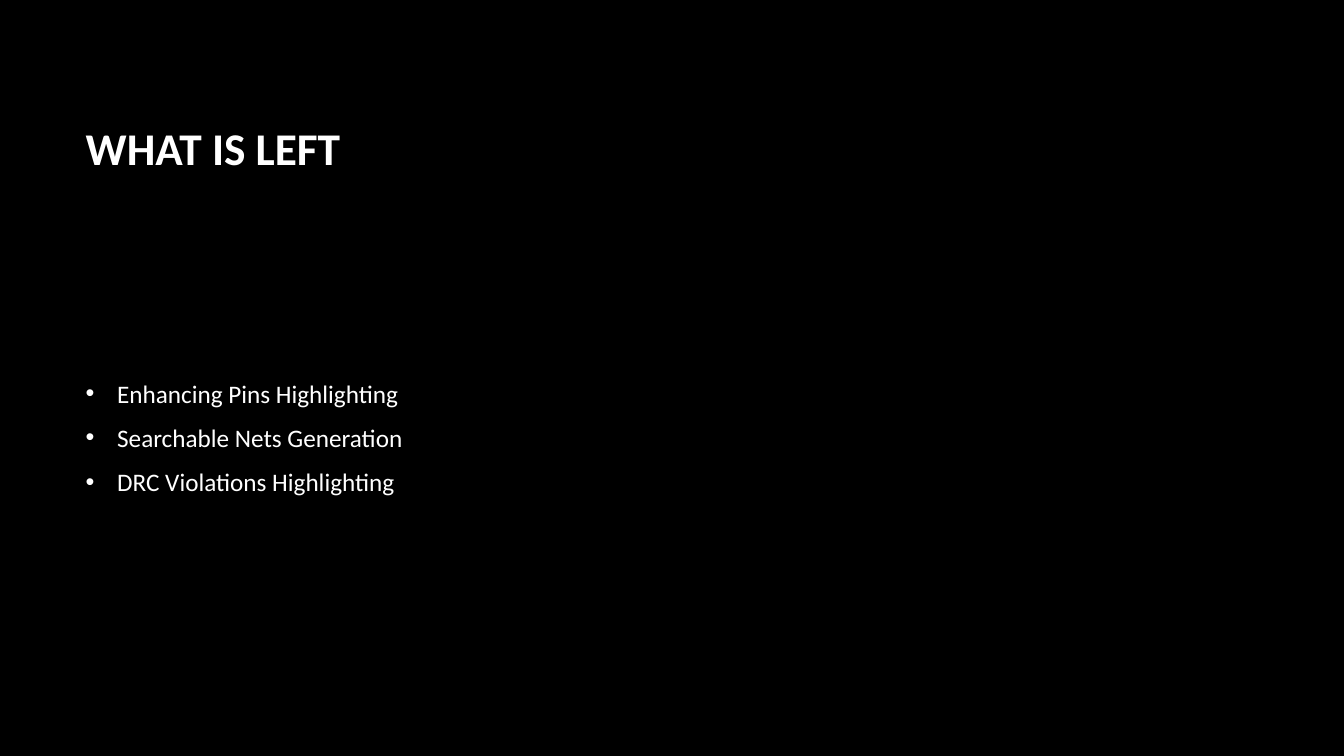
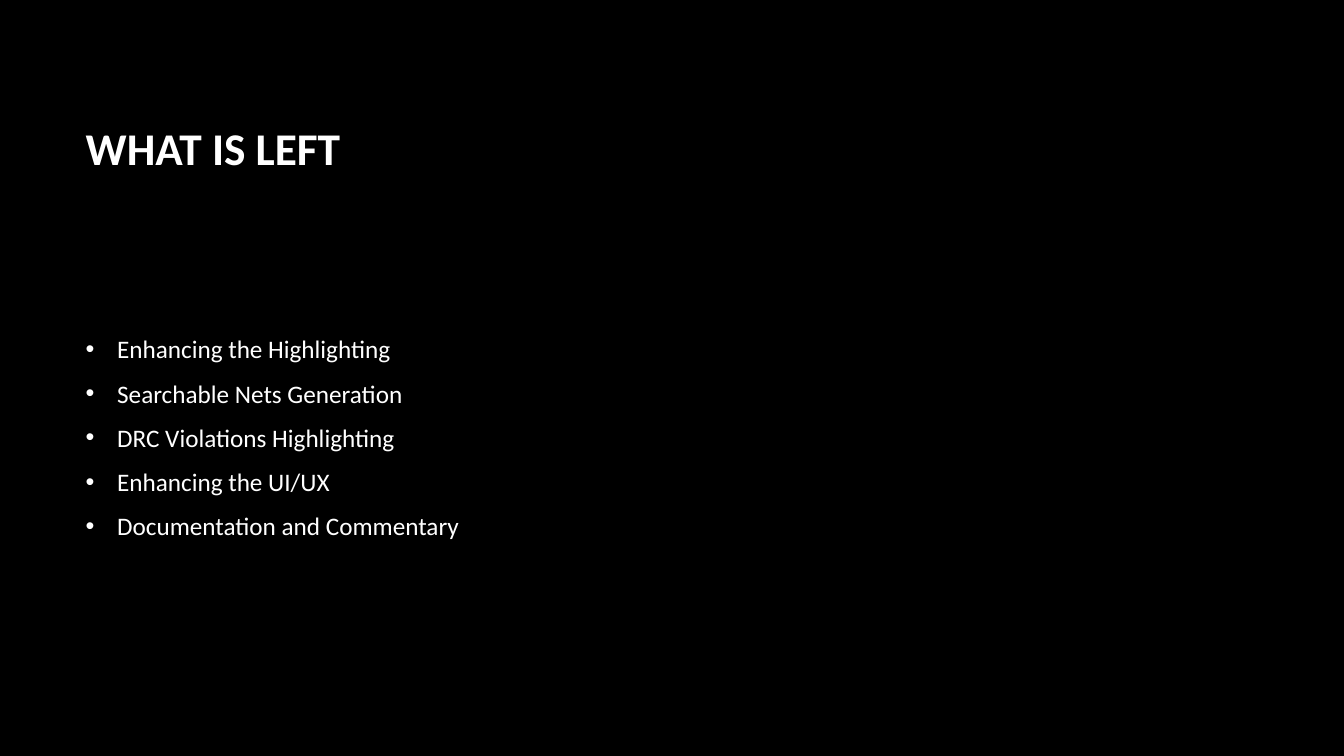
Before and after one commit to MohamedElatroush/DEFTOSVG, a slide deck: slide 4 of MS1 - DD2.pptx. Drawn at 1344x756 pixels with LibreOffice and Linux fonts; fonts in the diff are those of the drawing; background and template pictures are left out. Boxes give left, top, right and bottom in pixels: in the first picture for what was removed or moved away, otherwise in the second. Text is boxed around its words. In the diff, an @@ line names an element or a change of style, - is before the commit and + after.

```diff
--- a/MS1 - DD2.pptx
+++ b/MS1 - DD2.pptx
@@ text at [117, 340, 390, 363]: text changed @@
-• Enhancing Pins Highlighting
+• Enhancing the Highlighting
@@ text at [117, 473, 459, 539]: paragraphs added @@
+• Enhancing the UI/UX
+• Documentation and Commentary
```
Also in this commit, not shown: 1 other slide changed.
